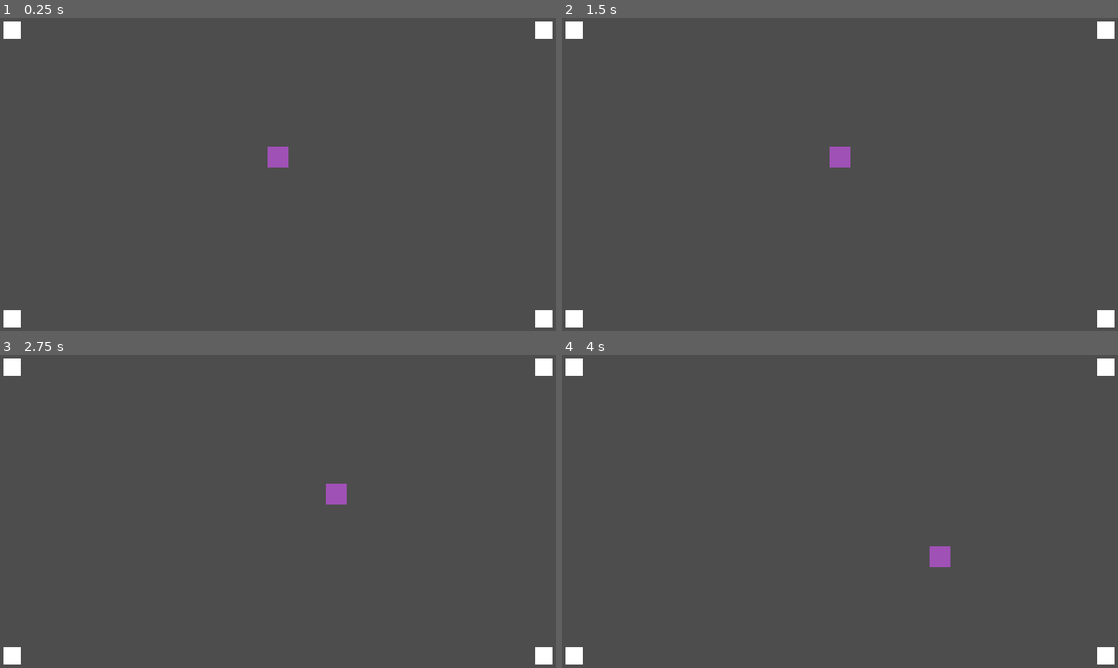
Above: before the commit, frames 1-4 (two rows, left to right).
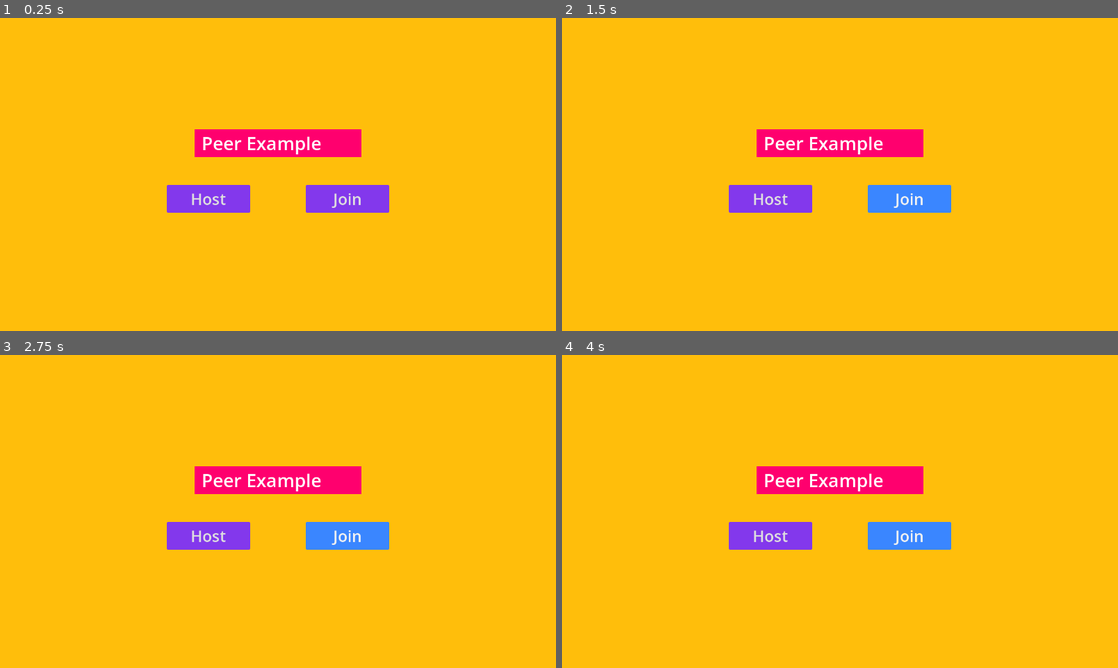
Above: after the commit, the same moments.

Repository: strawstack/GodotPeerExampleProject
Game: Godot game, scene res://menu.tscn
The game is run twice, just before and just after one commit, with the same random seed, the same clock (stepped at 60 frames per second) and the same inputs. Before the commit the project starts from res://main.tscn.
Inputs (mouse positions are in pixels of both pictures, inside the frame that each line leads up to):
- Up to frame 1 (0.25 s): no input
- Up to frame 2 (1.5 s): click (773, 199) at 0.5 s, where only the run after the commit has a clickable "Host"; click (906, 199) at 1.25 s, where only the run after the commit has a clickable "Join"
- Up to frame 3 (2.75 s): hold D (right) from 2.03 s (still down)
- Up to frame 4 (4 s): release D (right) at 2.78 s; hold S (down) 2.78-3.53 s; hold D (right) from 3.53 s (still down)

The runs differ from the first frame. In frame 1, 100% of the frame differs, in the area x 0-100%, y 0-100%; in frame 2, 100%; in frame 3, 100%; in frame 4, 100%.

Commit message:
Create menus

Diff:
--- /dev/null
+++ b/peer-example/host.tscn
@@ -0,0 +1,194 @@
+[gd_scene format=3 uid="uid://omp6ob1gtnn0"]
+
+[sub_resource type="Theme" id="Theme_87kjm"]
+
+[sub_resource type="Theme" id="Theme_0wu4t"]
+
+[sub_resource type="StyleBoxFlat" id="StyleBoxFlat_c0r1x"]
+content_margin_left = 4.0
+content_margin_top = 4.0
+content_margin_right = 4.0
+content_margin_bottom = 4.0
+bg_color = Color(0.5137255, 0.21960784, 0.9254902, 1)
+corner_radius_top_left = 3
+corner_radius_top_right = 3
+corner_radius_bottom_right = 3
+corner_radius_bottom_left = 3
+corner_detail = 5
+
+[sub_resource type="StyleBoxFlat" id="StyleBoxFlat_by7ma"]
+content_margin_left = 4.0
+content_margin_top = 4.0
+content_margin_right = 4.0
+content_margin_bottom = 4.0
+bg_color = Color(0.22745098, 0.5254902, 1, 1)
+corner_radius_top_left = 3
+corner_radius_top_right = 3
+corner_radius_bottom_right = 3
+corner_radius_bottom_left = 3
+corner_detail = 5
+
+[sub_resource type="StyleBoxFlat" id="StyleBoxFlat_p3hcb"]
+content_margin_left = 4.0
+content_margin_top = 4.0
+content_margin_right = 4.0
+content_margin_bottom = 4.0
+bg_color = Color(0.22745098, 0.5254902, 1, 1)
+corner_radius_top_left = 3
+corner_radius_top_right = 3
+corner_radius_bottom_right = 3
+corner_radius_bottom_left = 3
+corner_detail = 5
+
+[node name="host" type="Node2D" unique_id=1169329030]
+
+[node name="ColorRect" type="ColorRect" parent="." unique_id=116726192]
+offset_right = 1280.0
+offset_bottom = 728.0
+color = Color(1, 0.74509805, 0.043137256, 1)
+
+[node name="Title" type="Node2D" parent="." unique_id=782093822]
+position = Vector2(128, 64)
+
+[node name="ColorRect" type="ColorRect" parent="Title" unique_id=1051902863]
+offset_right = 448.0
+offset_bottom = 64.0
+color = Color(1, 0, 0.43137255, 1)
+
+[node name="Label" type="Label" parent="Title" unique_id=2073042392]
+offset_left = 16.0
+offset_right = 384.0
+offset_bottom = 64.0
+theme = SubResource("Theme_87kjm")
+theme_override_font_sizes/font_size = 42
+text = "Share Code"
+vertical_alignment = 1
+
+[node name="LineEdit" type="LineEdit" parent="." unique_id=128626548]
+offset_left = 128.0
+offset_top = 160.0
+offset_right = 416.0
+offset_bottom = 224.0
+theme_override_font_sizes/font_size = 21
+text = "This is an example join code that ends"
+
+[node name="Copy" type="Button" parent="." unique_id=609827549]
+offset_left = 448.0
+offset_top = 160.0
+offset_right = 576.0
+offset_bottom = 224.0
+theme = SubResource("Theme_0wu4t")
+theme_override_font_sizes/font_size = 36
+theme_override_styles/normal = SubResource("StyleBoxFlat_c0r1x")
+theme_override_styles/hover = SubResource("StyleBoxFlat_by7ma")
+text = "Copy"
+
+[node name="Players" type="Node2D" parent="." unique_id=1911217341]
+position = Vector2(768, 64)
+
+[node name="ColorRect" type="ColorRect" parent="Players" unique_id=1647235247]
+offset_right = 384.0
+offset_bottom = 64.0
+color = Color(1, 0, 0.43137255, 1)
+
+[node name="Label" type="Label" parent="Players" unique_id=1969880886]
+offset_left = 16.0
+offset_right = 384.0
+offset_bottom = 64.0
+theme = SubResource("Theme_87kjm")
+theme_override_font_sizes/font_size = 42
+text = "Players"
+vertical_alignment = 1
+
+[node name="Name" type="Node2D" parent="." unique_id=1146596741]
+position = Vector2(800, 160)
+
+[node name="ColorRect" type="ColorRect" parent="Name" unique_id=2064179358]
+offset_right = 352.0
+offset_bottom = 64.0
+color = Color(0.9843137, 0.3372549, 0.02745098, 1)
+
+[node name="Label" type="Label" parent="Name" unique_id=337372609]
+offset_left = 16.0
+offset_right = 384.0
+offset_bottom = 64.0
+theme = SubResource("Theme_87kjm")
+theme_override_font_sizes/font_size = 36
+text = "Player Name"
+vertical_alignment = 1
+
+[node name="Name2" type="Node2D" parent="." unique_id=1738934021]
+position = Vector2(800, 256)
+
+[node name="ColorRect" type="ColorRect" parent="Name2" unique_id=1182876044]
+offset_right = 352.0
+offset_bottom = 64.0
+color = Color(0.9843137, 0.3372549, 0.02745098, 1)
+
+[node name="Label" type="Label" parent="Name2" unique_id=267845627]
+offset_left = 16.0
+offset_right = 384.0
+offset_bottom = 64.0
+theme = SubResource("Theme_87kjm")
+theme_override_font_sizes/font_size = 36
+text = "Player Name"
+vertical_alignment = 1
+
+[node name="Name3" type="Node2D" parent="." unique_id=1515022012]
+position = Vector2(800, 352)
+
+[node name="ColorRect" type="ColorRect" parent="Name3" unique_id=402108664]
+offset_right = 352.0
+offset_bottom = 64.0
+color = Color(0.9843137, 0.3372549, 0.02745098, 1)
+
+[node name="Label" type="Label" parent="Name3" unique_id=929458426]
+offset_left = 16.0
+offset_right = 384.0
+offset_bottom = 64.0
+theme = SubResource("Theme_87kjm")
+theme_override_font_sizes/font_size = 36
+text = "Player Name"
+vertical_alignment = 1
+
+[node name="Name4" type="Node2D" parent="." unique_id=2060521548]
+position = Vector2(800, 448)
+
+[node name="ColorRect" type="ColorRect" parent="Name4" unique_id=1055295373]
+offset_right = 352.0
+offset_bottom = 64.0
+color = Color(0.9843137, 0.3372549, 0.02745098, 1)
+
+[node name="Label" type="Label" parent="Name4" unique_id=620330565]
+offset_left = 16.0
+offset_right = 384.0
+offset_bottom = 64.0
+theme = SubResource("Theme_87kjm")
+theme_override_font_sizes/font_size = 36
+text = "Player Name"
+vertical_alignment = 1
+
+[node name="Back" type="Button" parent="." unique_id=1042496573]
+offset_left = 128.0
+offset_top = 576.0
+offset_right = 320.0
+offset_bottom = 640.0
+theme = SubResource("Theme_0wu4t")
+theme_override_font_sizes/font_size = 36
+theme_override_styles/normal = SubResource("StyleBoxFlat_c0r1x")
+theme_override_styles/hover = SubResource("StyleBoxFlat_p3hcb")
+text = "Back
+"
+
+[node name="Start" type="Button" parent="." unique_id=915892206]
+offset_left = 960.0
+offset_top = 576.0
+offset_right = 1152.0
+offset_bottom = 640.0
+theme = SubResource("Theme_0wu4t")
+theme_override_font_sizes/font_size = 36
+theme_override_styles/normal = SubResource("StyleBoxFlat_c0r1x")
+theme_override_styles/hover = SubResource("StyleBoxFlat_p3hcb")
+text = "Start
+
+"
--- /dev/null
+++ b/peer-example/join.tscn
@@ -0,0 +1,181 @@
+[gd_scene format=3 uid="uid://bhvwdabacmyda"]
+
+[sub_resource type="Theme" id="Theme_mq7d1"]
+
+[sub_resource type="Theme" id="Theme_5rswr"]
+
+[sub_resource type="StyleBoxFlat" id="StyleBoxFlat_npm0p"]
+content_margin_left = 4.0
+content_margin_top = 4.0
+content_margin_right = 4.0
+content_margin_bottom = 4.0
+bg_color = Color(0.5137255, 0.21960784, 0.9254902, 1)
+corner_radius_top_left = 3
+corner_radius_top_right = 3
+corner_radius_bottom_right = 3
+corner_radius_bottom_left = 3
+corner_detail = 5
+
+[sub_resource type="StyleBoxFlat" id="StyleBoxFlat_3f0tl"]
+content_margin_left = 4.0
+content_margin_top = 4.0
+content_margin_right = 4.0
+content_margin_bottom = 4.0
+bg_color = Color(0.22745098, 0.5254902, 1, 1)
+corner_radius_top_left = 3
+corner_radius_top_right = 3
+corner_radius_bottom_right = 3
+corner_radius_bottom_left = 3
+corner_detail = 5
+
+[sub_resource type="StyleBoxFlat" id="StyleBoxFlat_kcflt"]
+content_margin_left = 4.0
+content_margin_top = 4.0
+content_margin_right = 4.0
+content_margin_bottom = 4.0
+bg_color = Color(0.22745098, 0.5254902, 1, 1)
+corner_radius_top_left = 3
+corner_radius_top_right = 3
+corner_radius_bottom_right = 3
+corner_radius_bottom_left = 3
+corner_detail = 5
+
+[node name="join" type="Node2D" unique_id=638687117]
+
+[node name="ColorRect" type="ColorRect" parent="." unique_id=143351222]
+offset_right = 1280.0
+offset_bottom = 728.0
+color = Color(1, 0.74509805, 0.043137256, 1)
+
+[node name="Title" type="Node2D" parent="." unique_id=1746841065]
+position = Vector2(128, 64)
+
+[node name="ColorRect" type="ColorRect" parent="Title" unique_id=1478635893]
+offset_right = 448.0
+offset_bottom = 64.0
+color = Color(1, 0, 0.43137255, 1)
+
+[node name="Label" type="Label" parent="Title" unique_id=1089960502]
+offset_left = 16.0
+offset_right = 384.0
+offset_bottom = 64.0
+theme = SubResource("Theme_mq7d1")
+theme_override_font_sizes/font_size = 42
+text = "Enter Code"
+vertical_alignment = 1
+
+[node name="LineEdit" type="LineEdit" parent="." unique_id=821456143]
+offset_left = 128.0
+offset_top = 160.0
+offset_right = 416.0
+offset_bottom = 224.0
+theme_override_font_sizes/font_size = 21
+text = "This is an example join code that ends"
+
+[node name="Enter" type="Button" parent="." unique_id=1020705454]
+offset_left = 448.0
+offset_top = 160.0
+offset_right = 576.0
+offset_bottom = 224.0
+theme = SubResource("Theme_5rswr")
+theme_override_font_sizes/font_size = 36
+theme_override_styles/normal = SubResource("StyleBoxFlat_npm0p")
+theme_override_styles/hover = SubResource("StyleBoxFlat_3f0tl")
+text = "Enter"
+
+[node name="Players" type="Node2D" parent="." unique_id=1473876659]
+position = Vector2(768, 64)
+
+[node name="ColorRect" type="ColorRect" parent="Players" unique_id=784398425]
+offset_right = 384.0
+offset_bottom = 64.0
+color = Color(1, 0, 0.43137255, 1)
+
+[node name="Label" type="Label" parent="Players" unique_id=1338280072]
+offset_left = 16.0
+offset_right = 384.0
+offset_bottom = 64.0
+theme = SubResource("Theme_mq7d1")
+theme_override_font_sizes/font_size = 42
+text = "Players"
+vertical_alignment = 1
+
+[node name="Name" type="Node2D" parent="." unique_id=2084140408]
+position = Vector2(800, 160)
+
+[node name="ColorRect" type="ColorRect" parent="Name" unique_id=1766247652]
+offset_right = 352.0
+offset_bottom = 64.0
+color = Color(0.9843137, 0.3372549, 0.02745098, 1)
+
+[node name="Label" type="Label" parent="Name" unique_id=762408441]
+offset_left = 16.0
+offset_right = 384.0
+offset_bottom = 64.0
+theme = SubResource("Theme_mq7d1")
+theme_override_font_sizes/font_size = 36
+text = "Player Name"
+vertical_alignment = 1
+
+[node name="Name2" type="Node2D" parent="." unique_id=1365967228]
+position = Vector2(800, 256)
+
+[node name="ColorRect" type="ColorRect" parent="Name2" unique_id=1969477731]
+offset_right = 352.0
+offset_bottom = 64.0
+color = Color(0.9843137, 0.3372549, 0.02745098, 1)
+
+[node name="Label" type="Label" parent="Name2" unique_id=42033992]
+offset_left = 16.0
+offset_right = 384.0
+offset_bottom = 64.0
+theme = SubResource("Theme_mq7d1")
+theme_override_font_sizes/font_size = 36
+text = "Player Name"
+vertical_alignment = 1
+
+[node name="Name3" type="Node2D" parent="." unique_id=1233017203]
+position = Vector2(800, 352)
+
+[node name="ColorRect" type="ColorRect" parent="Name3" unique_id=1677389600]
+offset_right = 352.0
+offset_bottom = 64.0
+color = Color(0.9843137, 0.3372549, 0.02745098, 1)
+
+[node name="Label" type="Label" parent="Name3" unique_id=1411371806]
+offset_left = 16.0
+offset_right = 384.0
+offset_bottom = 64.0
+theme = SubResource("Theme_mq7d1")
+theme_override_font_sizes/font_size = 36
+text = "Player Name"
+vertical_alignment = 1
+
+[node name="Name4" type="Node2D" parent="." unique_id=471689349]
+position = Vector2(800, 448)
+
+[node name="ColorRect" type="ColorRect" parent="Name4" unique_id=1827520872]
+offset_right = 352.0
+offset_bottom = 64.0
+color = Color(0.9843137, 0.3372549, 0.02745098, 1)
+
+[node name="Label" type="Label" parent="Name4" unique_id=191803187]
+offset_left = 16.0
+offset_right = 384.0
+offset_bottom = 64.0
+theme = SubResource("Theme_mq7d1")
+theme_override_font_sizes/font_size = 36
+text = "Player Name"
+vertical_alignment = 1
+
+[node name="Back" type="Button" parent="." unique_id=1883073869]
+offset_left = 128.0
+offset_top = 576.0
+offset_right = 320.0
+offset_bottom = 640.0
+theme = SubResource("Theme_5rswr")
+theme_override_font_sizes/font_size = 36
+theme_override_styles/normal = SubResource("StyleBoxFlat_npm0p")
+theme_override_styles/hover = SubResource("StyleBoxFlat_kcflt")
+text = "Back
+"
--- /dev/null
+++ b/peer-example/menu.tscn
@@ -0,0 +1,87 @@
+[gd_scene format=3 uid="uid://cqlcn2jafxuhm"]
+
+[sub_resource type="Theme" id="Theme_vsb4k"]
+
+[sub_resource type="Theme" id="Theme_lti8b"]
+
+[sub_resource type="StyleBoxFlat" id="StyleBoxFlat_ouk20"]
+content_margin_left = 4.0
+content_margin_top = 4.0
+content_margin_right = 4.0
+content_margin_bottom = 4.0
+bg_color = Color(0.5137255, 0.21960784, 0.9254902, 1)
+corner_radius_top_left = 3
+corner_radius_top_right = 3
+corner_radius_bottom_right = 3
+corner_radius_bottom_left = 3
+corner_detail = 5
+
+[sub_resource type="StyleBoxFlat" id="StyleBoxFlat_vsb4k"]
+content_margin_left = 4.0
+content_margin_top = 4.0
+content_margin_right = 4.0
+content_margin_bottom = 4.0
+bg_color = Color(0.22745098, 0.5254902, 1, 1)
+corner_radius_top_left = 3
+corner_radius_top_right = 3
+corner_radius_bottom_right = 3
+corner_radius_bottom_left = 3
+corner_detail = 5
+
+[sub_resource type="StyleBoxFlat" id="StyleBoxFlat_lti8b"]
+content_margin_left = 4.0
+content_margin_top = 4.0
+content_margin_right = 4.0
+content_margin_bottom = 4.0
+bg_color = Color(0.22745098, 0.5254902, 1, 1)
+corner_radius_top_left = 3
+corner_radius_top_right = 3
+corner_radius_bottom_right = 3
+corner_radius_bottom_left = 3
+corner_detail = 5
+
+[node name="menu" type="Node2D" unique_id=2040033555]
+
+[node name="ColorRect" type="ColorRect" parent="." unique_id=1007370906]
+offset_right = 1280.0
+offset_bottom = 728.0
+color = Color(1, 0.74509805, 0.043137256, 1)
+
+[node name="Title" type="Node2D" parent="." unique_id=331740717]
+position = Vector2(448, 256)
+
+[node name="ColorRect" type="ColorRect" parent="Title" unique_id=252357108]
+offset_right = 384.0
+offset_bottom = 64.0
+color = Color(1, 0, 0.43137255, 1)
+
+[node name="Label" type="Label" parent="Title" unique_id=1705726610]
+offset_left = 16.0
+offset_right = 384.0
+offset_bottom = 64.0
+theme = SubResource("Theme_vsb4k")
+theme_override_font_sizes/font_size = 42
+text = "Peer Example"
+vertical_alignment = 1
+
+[node name="Button" type="Button" parent="." unique_id=936049098]
+offset_left = 384.0
+offset_top = 384.0
+offset_right = 576.0
+offset_bottom = 448.0
+theme = SubResource("Theme_lti8b")
+theme_override_font_sizes/font_size = 36
+theme_override_styles/normal = SubResource("StyleBoxFlat_ouk20")
+theme_override_styles/hover = SubResource("StyleBoxFlat_vsb4k")
+text = "Host"
+
+[node name="Button2" type="Button" parent="." unique_id=1276038604]
+offset_left = 704.0
+offset_top = 384.0
+offset_right = 896.0
+offset_bottom = 448.0
+theme = SubResource("Theme_lti8b")
+theme_override_font_sizes/font_size = 36
+theme_override_styles/normal = SubResource("StyleBoxFlat_ouk20")
+theme_override_styles/hover = SubResource("StyleBoxFlat_lti8b")
+text = "Join"
--- a/peer-example/project.godot
+++ b/peer-example/project.godot
@@ -11,7 +11,7 @@
 [application]
 
 config/name="PeerExample"
-run/main_scene="uid://dh1k34ct3pxj3"
+run/main_scene="uid://cqlcn2jafxuhm"
 config/features=PackedStringArray("4.6", "GL Compatibility")
 
 [display]
Not shown, added: related_files/Vibrant Color Fiesta.png
